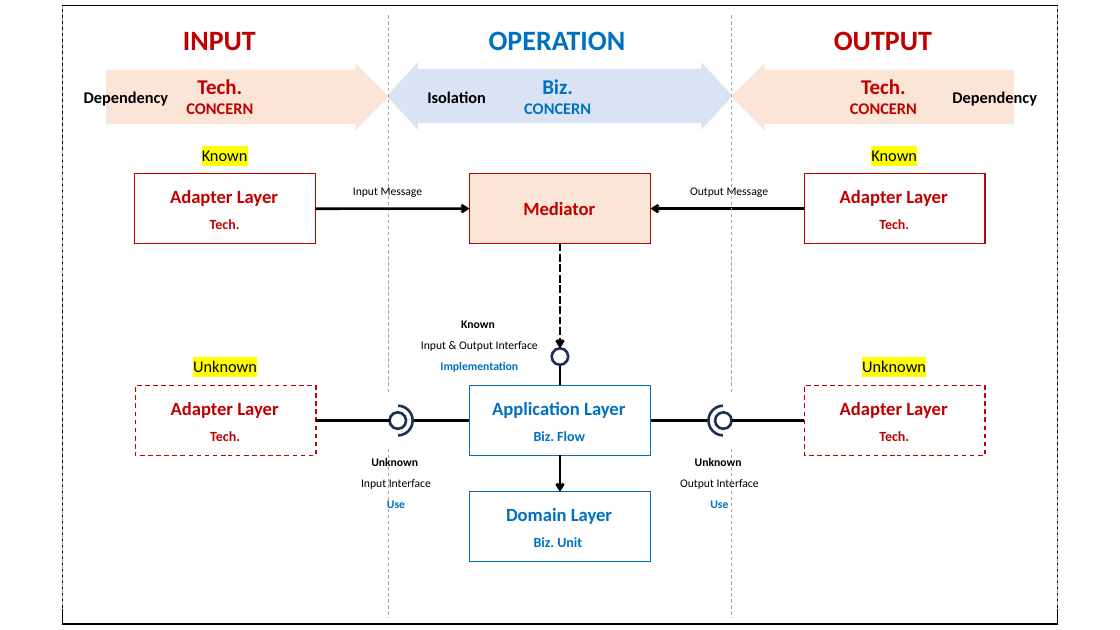
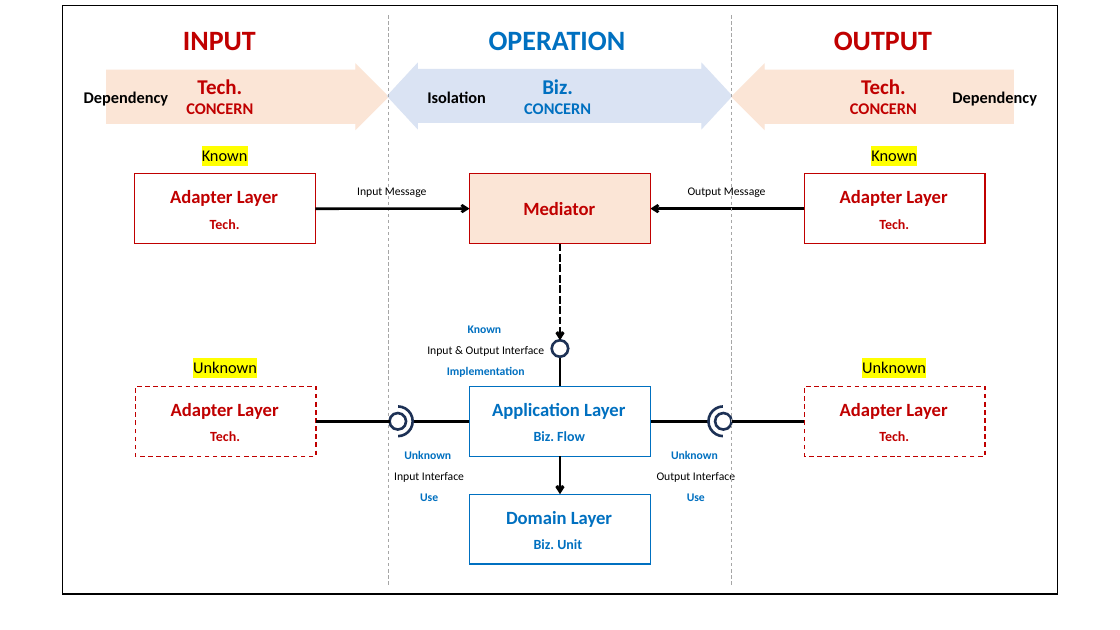
Before and after one commit to hhko/beyondcode, a slide deck: slide 16 of README.pptx (slide 15 before the commit). Drawn at 1120x630 pixels with LibreOffice and Linux fonts; fonts in the diff are those of the drawing. Boxes give left, top, right and bottom in pixels: in the first picture for what was removed or moved away, otherwise in the second. Text is boxed around its words. In the diff, an @@ line names an element or a change of style, - is before the commit and + after.

```diff
--- a/README.pptx
+++ b/README.pptx
@@ rectangle: place and size @@
-rectangle at (62, 6, 1058, 625)
+rectangle at (62, 6, 1058, 594)
@@ line removed from (62, 6) to (62, 608) @@
@@ line moved from (388, 15) - (388, 618) to (388, 15) - (388, 585) @@
@@ line moved from (732, 15) - (732, 618) to (732, 15) - (732, 585) @@
@@ line removed from (1058, 6) to (1058, 608) @@
@@ text "Input Message": place and size @@
-text "Input Message" at (353, 186, 423, 199)
+text "Input Message" at (357, 185, 427, 198)
@@ arrow moved from (560, 244) - (560, 349) to (560, 244) - (560, 340) @@
@@ text at (468, 325, 502, 333): text colour #000000 to #0070C0 in "Known" @@
@@ ellipse: place and size @@
-ellipse at (552, 349, 569, 365)
+ellipse at (552, 340, 569, 357)
@@ line moved from (560, 386) - (560, 365) to (560, 386) - (560, 357) @@
@@ text "Unknown": place and size @@
-text "Unknown" at (361, 457, 431, 512)
+text "Unknown" at (394, 450, 464, 501)
@@ text "Unknown": place and size @@
-text "Unknown" at (680, 457, 759, 508)
+text "Unknown" at (657, 451, 735, 501)
@@ text at (404, 450, 451, 459): text colour #000000 to #0070C0 in "Unknown" @@
@@ text at (671, 451, 718, 459): text colour #000000 to #0070C0 in "Unknown" @@
```
Also in this commit, not shown: 17 other slides changed, 1 slide added, 20 other files.
